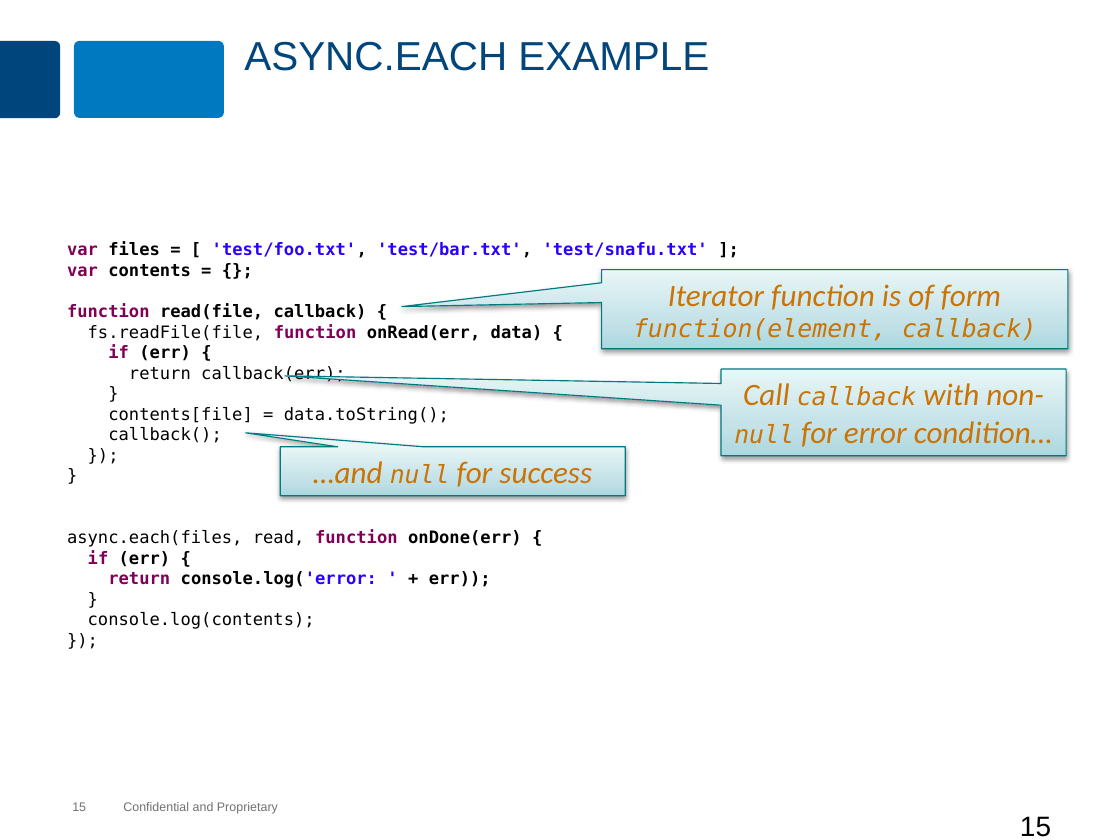
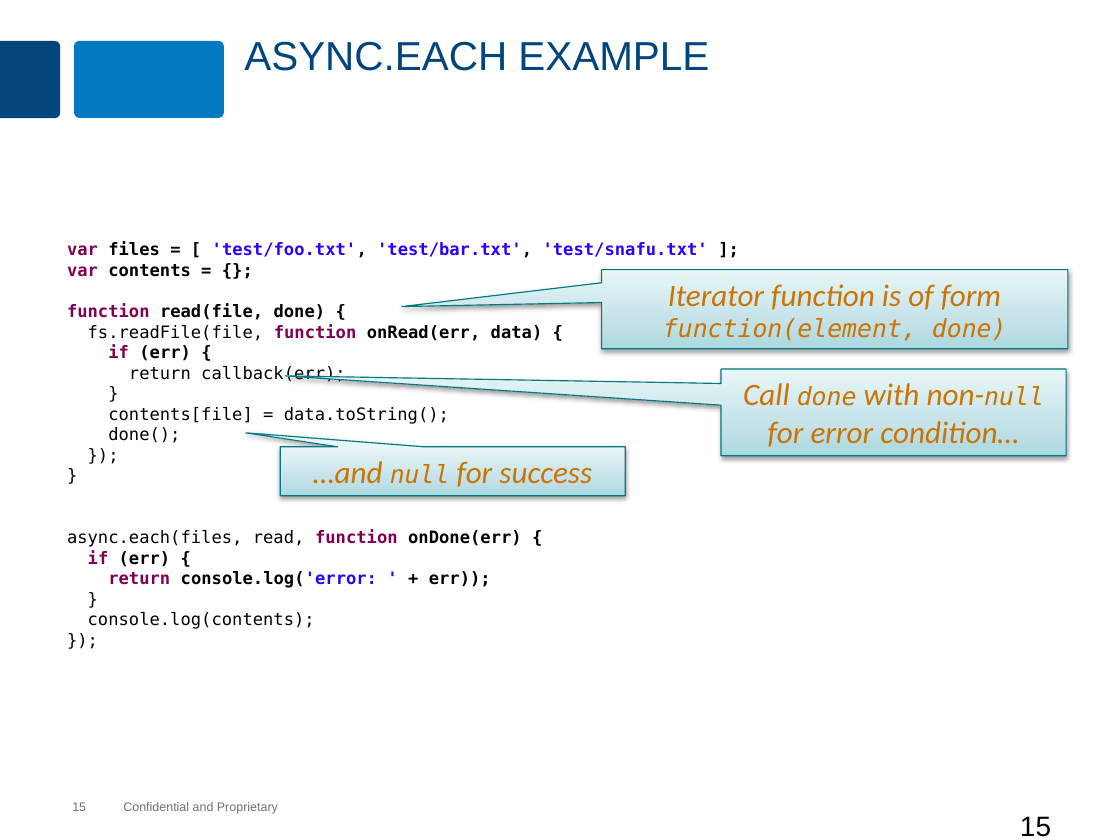
Before and after one commit to MaxMillington/nodePractice, a slide deck: slide 15 of node/lesson-65-async/async.pptx. Drawn at 1120x840 pixels with LibreOffice and Linux fonts; fonts in the diff are those of the drawing; background and template pictures are left out. Boxes give left, top, right and bottom in pixels: in the first picture for what was removed or moved away, otherwise in the second. Text is boxed around its words. In the diff, an @@ line names an element or a change of style, - is before the commit and + after.

Commit message:
Changed the word, 'callback', to 'done' in the examples.

```diff
--- a/node/lesson-65-async/async.pptx
+++ b/node/lesson-65-async/async.pptx
@@ text in speech box at (x1=663, y1=284, x2=1007, y2=341): text changed; size 16 to 20 pt; font DejaVu Sans Mono to Calibri @@
-Iterator function is of form function(element, callback)
+Iterator function is of form function(element, done)
@@ text at (x1=67, y1=304, x2=326, y2=320): text changed @@
-function read(file, callback) {
+function read(file, done) {
@@ text in speech box at (x1=743, y1=383, x2=1044, y2=447): text changed @@
-Call callback with non-null for error condition…
+Call done with non-null for error condition…
@@ text at (x1=108, y1=427, x2=180, y2=443): text changed @@
-callback();
+done();
```
Also in this commit, not shown: 2 other slides changed.
